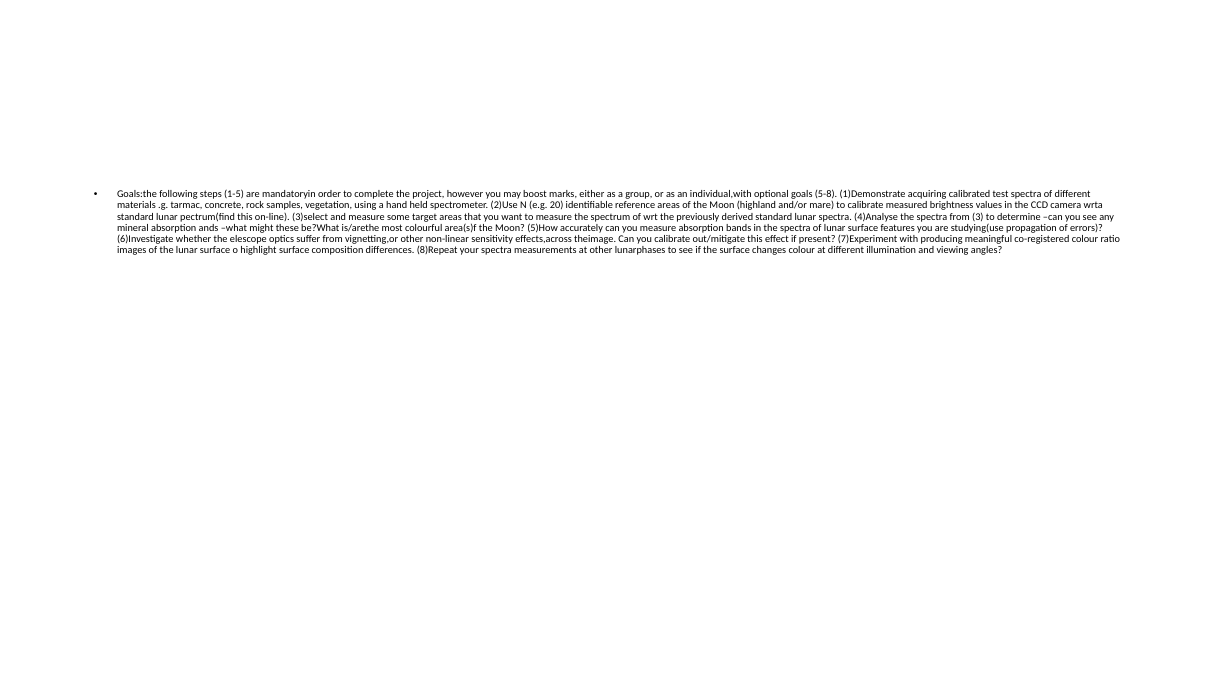
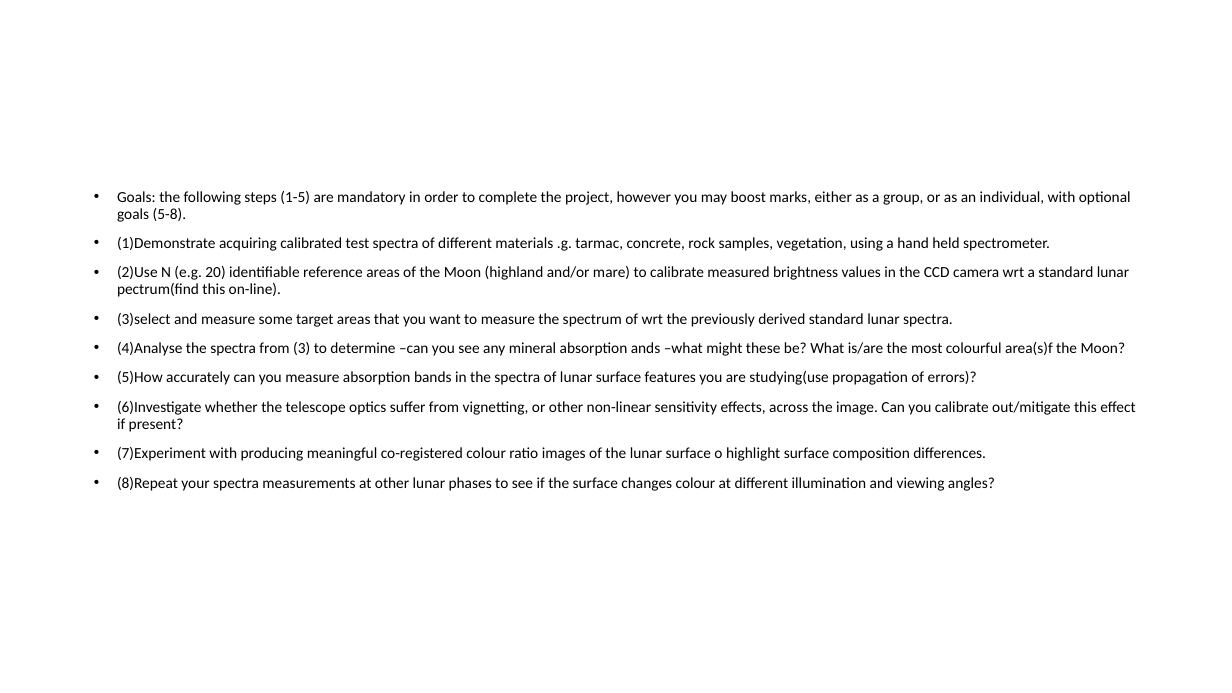
Before and after one commit to Group19-SecondYearProjects/MoonSpectroscopy, a slide deck: slide 2 of Spectra.of.the.Moon.using.a.Robotic.Telescope.pptx. Drawn at 1232x693 pixels with LibreOffice and Linux fonts; fonts in the diff are those of the drawing. Boxes give left, top, right and bottom in pixels: in the first picture for what was removed or moved away, otherwise in the second. Text is boxed around its words. In the diff, an @@ line names an element or a change of style, - is before the commit and + after.

Commit message:
make goals of presentation readable

```diff
--- a/Spectra.of.the.Moon.using.a.Robotic.Telescope.pptx
+++ b/Spectra.of.the.Moon.using.a.Robotic.Telescope.pptx
@@ text at (117,191,1135,491): text changed; size 8 to 12 pt @@
-• Goals:the following steps (1-5) are mandatoryin order to complete the project, however you may boost marks, either as a group, or as an individual,with optional goals (5-8). (1)Demonstrate acquiring calibrated test spectra of different materials .g. tarmac, concrete, rock samples, vegetation, using a hand held spectrometer. (2)Use N (e.g. 20) identifiable reference areas of the Moon (highland and/or mare) to calibrate measured brightness values in the CCD camera wrta standard lunar pectrum(find this on-line). (3)select and measure some target areas that you want to measure the spectrum of wrt the previously derived standard lunar spectra. (4)Analyse the spectra from (3) to determine –can you see any mineral absorption ands –what might these be?What is/arethe most colourful area(s)f the Moon? (5)How accurately can you measure absorption bands in the spectra of lunar surface features you are studying(use propagation of errors)? (6)Investigate whether the elescope optics suffer from vignetting,or other non-linear sensitivity effects,across theimage. Can you calibrate out/mitigate this effect if present? (7)Experiment with producing meaningful co-registered colour ratio images of the lunar surface o highlight surface composition differences. (8)Repeat your spectra measurements at other lunarphases to see if the surface changes colour at different illumination and viewing angles?
+• Goals: the following steps (1-5) are mandatory in order to complete the project, however you may boost marks, either as a group, or as an individual, with optional goals (5-8).
+• (1)Demonstrate acquiring calibrated test spectra of different materials .g. tarmac, concrete, rock samples, vegetation, using a hand held spectrometer.
+• (2)Use N (e.g. 20) identifiable reference areas of the Moon (highland and/or mare) to calibrate measured brightness values in the CCD camera wrt a standard lunar pectrum(find this on-line).
+• (3)select and measure some target areas that you want to measure the spectrum of wrt the previously derived standard lunar spectra.
+• (4)Analyse the spectra from (3) to determine –can you see any mineral absorption ands –what might these be? What is/are the most colourful area(s)f the Moon?
+• (5)How accurately can you measure absorption bands in the spectra of lunar surface features you are studying(use propagation of errors)?
+• (6)Investigate whether the telescope optics suffer from vignetting, or other non-linear sensitivity effects, across the image. Can you calibrate out/mitigate this effect if present?
+• (7)Experiment with producing meaningful co-registered colour ratio images of the lunar surface o highlight surface composition differences.
+• (8)Repeat your spectra measurements at other lunar phases to see if the surface changes colour at different illumination and viewing angles?
```
